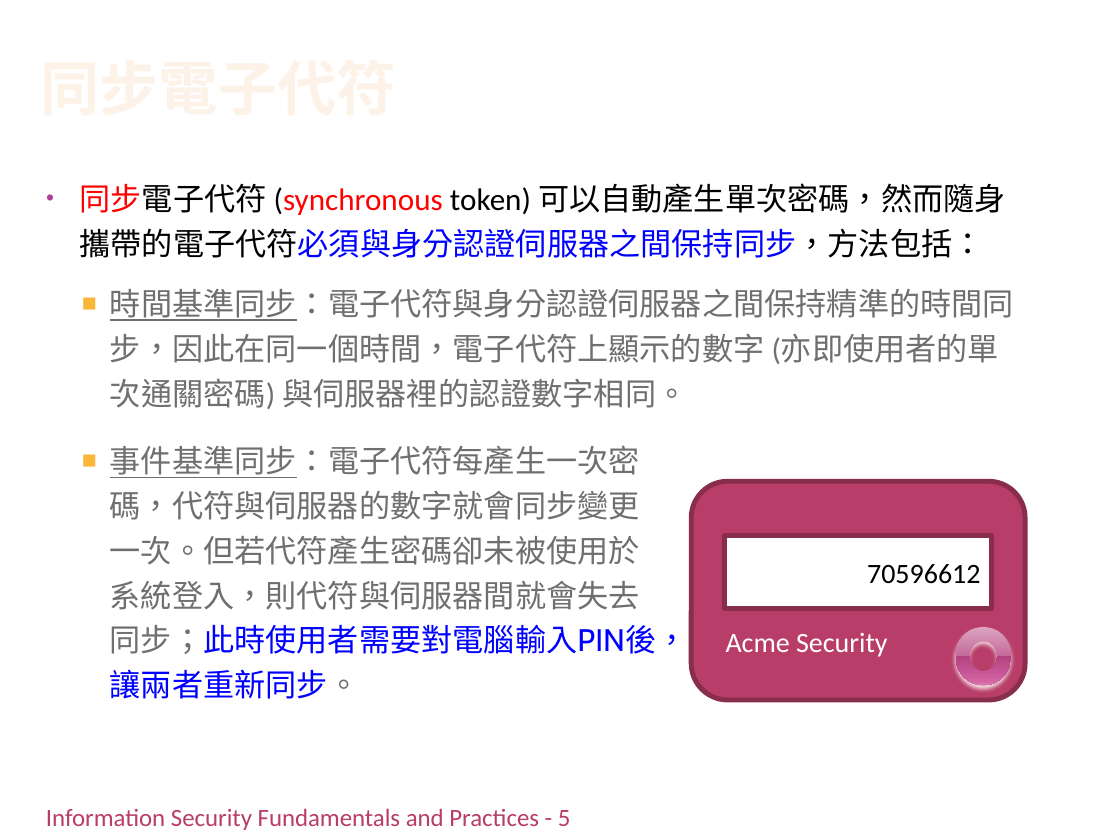
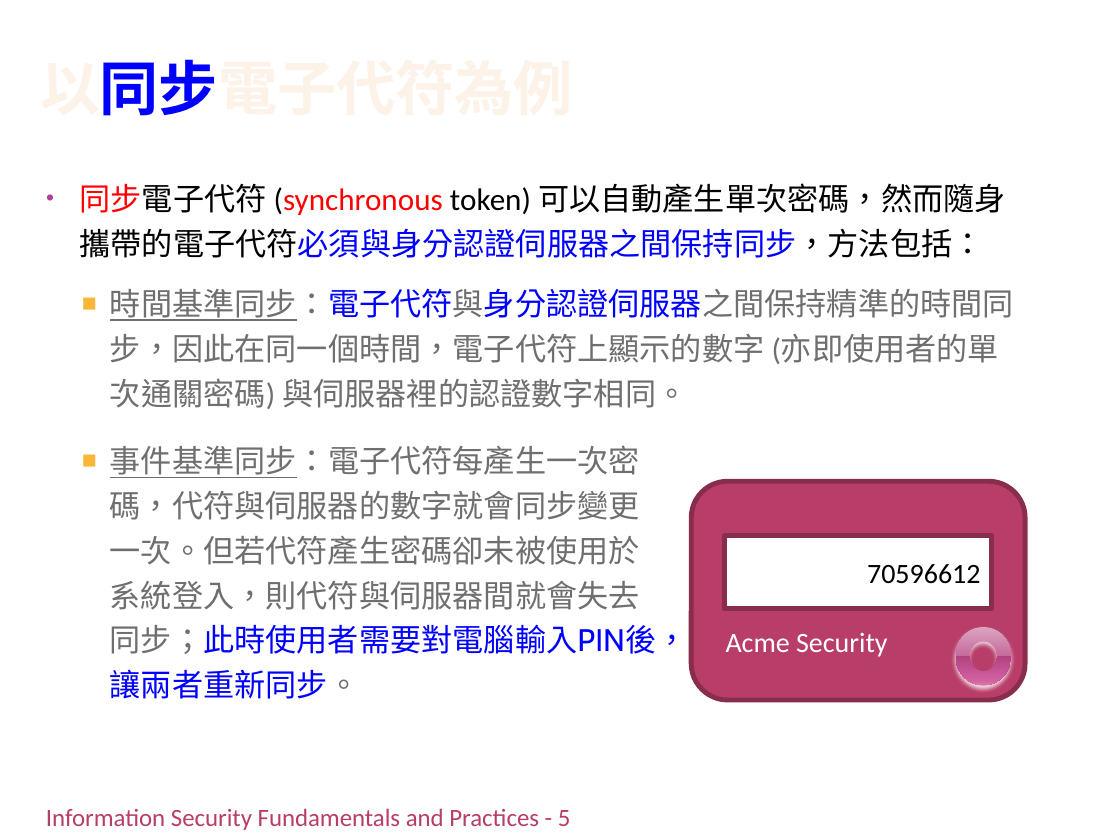
Before and after one commit to chih-chengwu/Information-Security-Markdown, a slide deck: slide 19 of 副本/Ch4_認證授權與存取控制(潘天佑的第5章).pptx. Drawn at 1120x840 pixels with LibreOffice and Linux fonts; fonts in the diff are those of the drawing; background and template pictures are left out. Boxes give left, top, right and bottom in pixels: in the first picture for what was removed or moved away, otherwise in the second. Text is boxed around its words. In the diff, an @@ line names an element or a change of style, - is before the commit and + after.

```diff
--- a/副本/Ch4_認證授權與存取控制(潘天佑的第5章).pptx
+++ b/副本/Ch4_認證授權與存取控制(潘天佑的第5章).pptx
@@ title at [41,59,573,116]: text changed @@
-同步電子代符
+以同步電子代符為例
@@ text at [110,288,1014,409]: text colour #707070 to #0000FF in "時間基準同步：電子代符與身分認證伺服器之間保持精準的時間同步，因此在同一個時間，電子代符上顯示的數字" @@
```
Also in this commit, not shown: 16 other slides changed.
